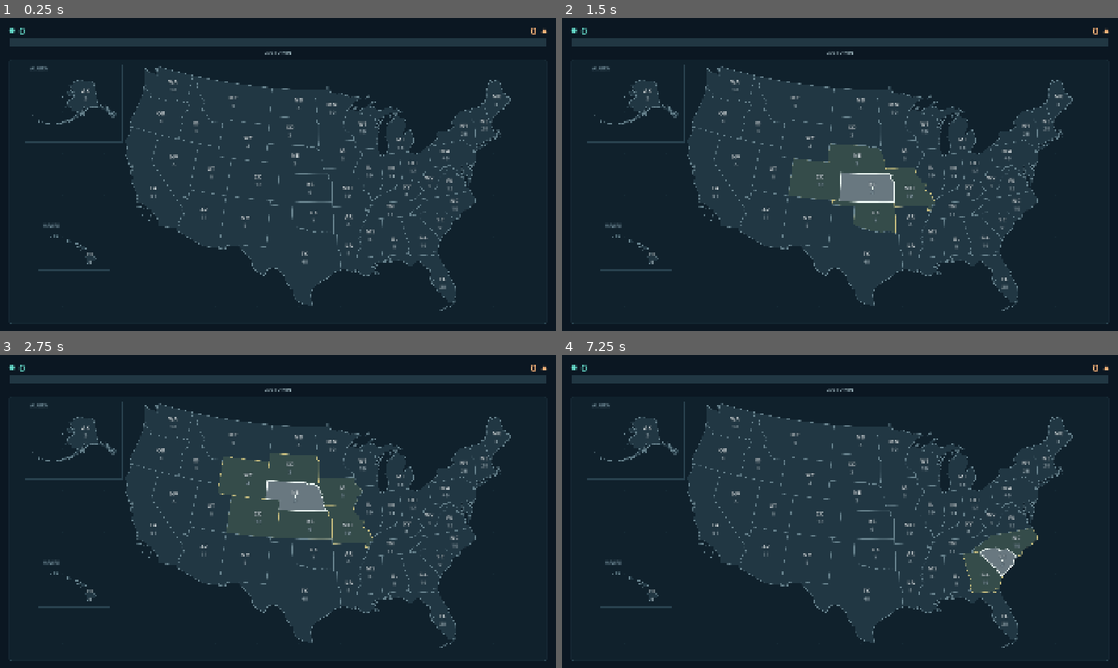
Above: before the commit, frames 1-4 (two rows, left to right).
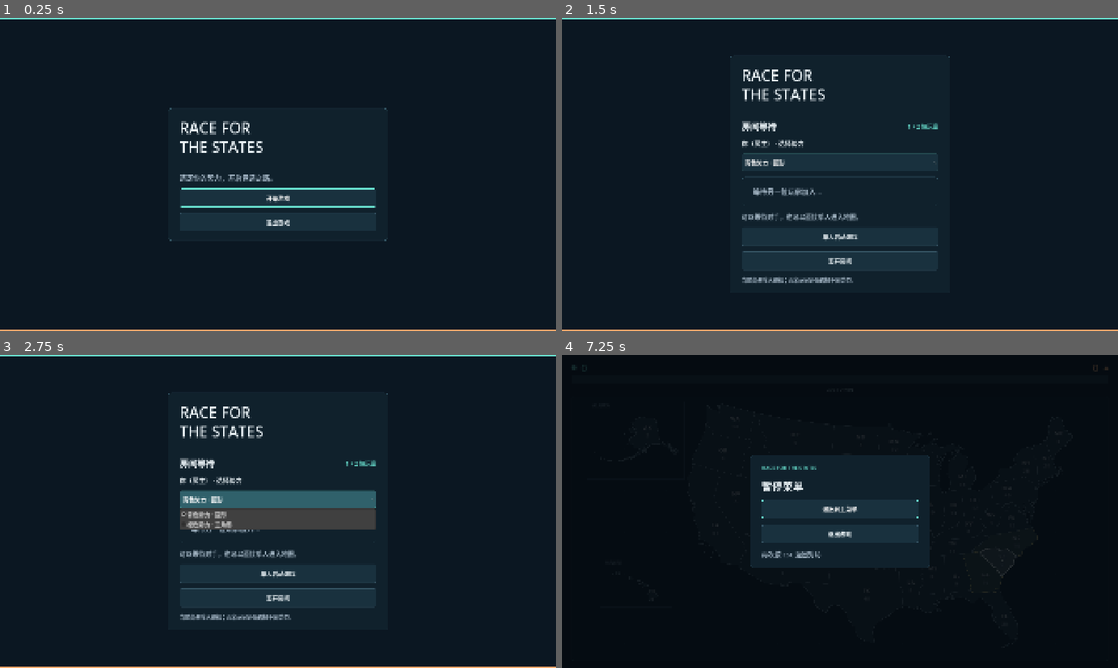
Above: after the commit, the same moments.

Repository: DSDHX/Race-for-the-States
Game: Godot game, scene res://scenes/menu/main_menu.tscn
The game is run twice, just before and just after one commit, with the same random seed, the same clock (stepped at 60 frames per second) and the same inputs. Before the commit the project starts from res://scenes/map/map_demo.tscn.
Inputs (mouse positions are in pixels of both pictures, inside the frame that each line leads up to):
- Up to frame 1 (0.25 s): no input
- Up to frame 2 (1.5 s): click (840, 199) at 0.5 s, where only the run after the commit has a clickable "开始游戏"; click (840, 193) at 1.25 s, where only the run after the commit has a clickable "成为主机"
- Up to frame 3 (2.75 s): click (278, 498) at 2 s, where only the run after the commit has a clickable "青色势力 · 圆形"
- Up to frame 4 (7.25 s): click (840, 574) at 2.75 s, where only the run after the commit has a clickable "单人启动游戏"; tap Enter at 3.5, 5, 6.5 s; move the mouse to (840, 530) at 3.52 s; click (840, 530) at 3.67 s; tap Space at 4.25, 5.75 s; move the mouse to (728, 527) at 4.27 s; click (728, 527) at 4.42 s; move the mouse to (895, 442) at 5.02 s; click (895, 442) at 5.17 s; move the mouse to (812, 574) at 5.77 s; click (812, 574) at 5.92 s; move the mouse to (1006, 558) at 6.52 s; click (1006, 558) at 6.67 s; tap Escape (ui_cancel) at 7.15 s

The runs differ from the first frame. In frame 1, 22% of the frame differs, in the area x 0-100%, y 0-100%; in frame 2, 22%; in frame 3, 23%; in frame 4, 74%, in the area x 1-99%, y 3-98%.

Commit message:
Add menu flow with lobby and pause system
Introduces a new main menu, host/join/lobby UI flow, and a pause overlay scene with return-to-menu and quit actions. Adds an autoloaded `GameSession` state manager to track room players, faction selection, start conditions, and scene transitions, and switches the project entry scene to the new main menu. The map demo now reads match configuration from `GameSession` and includes the pause menu instance.

Diff:
--- a/project.godot
+++ b/project.godot
@@ -11,9 +11,13 @@
 [application]
 
 config/name="Race for the States"
-run/main_scene="res://scenes/map/map_demo.tscn"
+run/main_scene="res://scenes/menu/main_menu.tscn"
 config/features=PackedStringArray("4.7", "Forward Plus")
 config/icon="res://icon.svg"
+
+[autoload]
+
+GameSession="*res://scripts/flow/game_session.gd"
 
 [display]
 
--- a/scenes/map/map_demo.tscn
+++ b/scenes/map/map_demo.tscn
@@ -4,6 +4,7 @@
 [ext_resource type="Script" path="res://scripts/demo/map_demo.gd" id="2"]
 [ext_resource type="PackedScene" path="res://scenes/map/us_map.tscn" id="3"]
 [ext_resource type="PackedScene" path="res://scenes/map/electoral_score.tscn" id="4"]
+[ext_resource type="PackedScene" path="res://scenes/menu/pause_menu.tscn" id="5"]
 
 [sub_resource type="StyleBoxFlat" id="MapPanelStyle"]
 content_margin_left = 16.0
@@ -69,3 +70,5 @@
 [node name="USMap" parent="ScreenMargin/Layout/MapPanel" instance=ExtResource("3")]
 unique_name_in_owner = true
 layout_mode = 2
+
+[node name="PauseMenu" parent="." instance=ExtResource("5")]
--- /dev/null
+++ b/scenes/menu/main_menu.tscn
@@ -0,0 +1,265 @@
+[gd_scene format=3 uid="uid://da06vgpeb2mm2"]
+
+[ext_resource type="Script" uid="uid://blqj8td24i27p" path="res://scripts/flow/main_menu.gd" id="1"]
+[ext_resource type="Theme" uid="uid://dprbi5l0n68l0" path="res://themes/map_theme.tres" id="2"]
+
+[sub_resource type="StyleBoxFlat" id="PanelStyle"]
+content_margin_left = 40.0
+content_margin_top = 32.0
+content_margin_right = 40.0
+content_margin_bottom = 32.0
+bg_color = Color(0.063, 0.129, 0.173, 1)
+border_width_left = 1
+border_width_top = 1
+border_width_right = 1
+border_width_bottom = 1
+border_color = Color(0.2, 0.33, 0.39, 1)
+corner_radius_top_left = 12
+corner_radius_top_right = 12
+corner_radius_bottom_right = 12
+corner_radius_bottom_left = 12
+
+[node name="MainMenu" type="Control" unique_id=1592377701]
+layout_mode = 3
+anchors_preset = 15
+anchor_right = 1.0
+anchor_bottom = 1.0
+grow_horizontal = 2
+grow_vertical = 2
+theme = ExtResource("2")
+script = ExtResource("1")
+
+[node name="Background" type="ColorRect" parent="." unique_id=682273738]
+layout_mode = 1
+anchors_preset = 15
+anchor_right = 1.0
+anchor_bottom = 1.0
+grow_horizontal = 2
+grow_vertical = 2
+mouse_filter = 2
+color = Color(0.043, 0.09, 0.133, 1)
+
+[node name="AccentTop" type="ColorRect" parent="." unique_id=786915094]
+layout_mode = 1
+anchors_preset = 10
+anchor_right = 1.0
+offset_bottom = 5.0
+mouse_filter = 2
+color = Color(0.408, 0.875, 0.808, 1)
+
+[node name="AccentBottom" type="ColorRect" parent="." unique_id=947369265]
+layout_mode = 1
+anchors_preset = 12
+anchor_top = 1.0
+anchor_right = 1.0
+anchor_bottom = 1.0
+offset_top = -5.0
+mouse_filter = 2
+color = Color(0.953, 0.651, 0.416, 1)
+
+[node name="Center" type="CenterContainer" parent="." unique_id=35755592]
+layout_mode = 1
+anchors_preset = 15
+anchor_right = 1.0
+anchor_bottom = 1.0
+grow_horizontal = 2
+grow_vertical = 2
+
+[node name="Card" type="PanelContainer" parent="Center" unique_id=1552242202]
+custom_minimum_size = Vector2(760, 0)
+layout_mode = 2
+theme_override_styles/panel = SubResource("PanelStyle")
+
+[node name="Content" type="VBoxContainer" parent="Center/Card" unique_id=1410632114]
+layout_mode = 2
+theme_override_constants/separation = 24
+
+[node name="GameTitle" type="Label" parent="Center/Card/Content" unique_id=1562012333]
+layout_mode = 2
+theme_override_constants/line_spacing = -6
+theme_override_font_sizes/font_size = 52
+text = "RACE FOR
+THE STATES"
+
+[node name="Divider" type="HSeparator" parent="Center/Card/Content" unique_id=807892530]
+layout_mode = 2
+
+[node name="HomePage" type="VBoxContainer" parent="Center/Card/Content" unique_id=2100662562]
+unique_name_in_owner = true
+layout_mode = 2
+theme_override_constants/separation = 20
+
+[node name="Subtitle" type="Label" parent="Center/Card/Content/HomePage" unique_id=1231735868]
+layout_mode = 2
+theme_override_colors/font_color = Color(0.64, 0.71, 0.77, 1)
+theme_override_font_sizes/font_size = 24
+text = "选定你的势力，开启竞选之路。"
+
+[node name="PlayButton" type="Button" parent="Center/Card/Content/HomePage" unique_id=1602416977]
+unique_name_in_owner = true
+custom_minimum_size = Vector2(0, 64)
+layout_mode = 2
+text = "开始游戏"
+
+[node name="QuitButton" type="Button" parent="Center/Card/Content/HomePage" unique_id=798627655]
+unique_name_in_owner = true
+custom_minimum_size = Vector2(0, 64)
+layout_mode = 2
+text = "退出游戏"
+
+[node name="ModePage" type="VBoxContainer" parent="Center/Card/Content" unique_id=81245893]
+unique_name_in_owner = true
+visible = false
+layout_mode = 2
+theme_override_constants/separation = 20
+
+[node name="Title" type="Label" parent="Center/Card/Content/ModePage" unique_id=1353965950]
+layout_mode = 2
+theme_override_font_sizes/font_size = 30
+text = "选择游戏方式"
+
+[node name="Description" type="Label" parent="Center/Card/Content/ModePage" unique_id=1327373437]
+layout_mode = 2
+theme_override_colors/font_color = Color(0.64, 0.71, 0.77, 1)
+theme_override_font_sizes/font_size = 22
+text = "创建房间等待对手，或加入已有房间。"
+
+[node name="HostButton" type="Button" parent="Center/Card/Content/ModePage" unique_id=810160689]
+unique_name_in_owner = true
+custom_minimum_size = Vector2(0, 64)
+layout_mode = 2
+text = "成为主机"
+
+[node name="JoinButton" type="Button" parent="Center/Card/Content/ModePage" unique_id=1425196594]
+unique_name_in_owner = true
+custom_minimum_size = Vector2(0, 64)
+layout_mode = 2
+text = "加入游戏"
+
+[node name="ModeBack" type="Button" parent="Center/Card/Content/ModePage" unique_id=1794511855]
+unique_name_in_owner = true
+custom_minimum_size = Vector2(0, 64)
+layout_mode = 2
+text = "返回主菜单"
+
+[node name="JoinPage" type="VBoxContainer" parent="Center/Card/Content" unique_id=54971286]
+unique_name_in_owner = true
+visible = false
+layout_mode = 2
+theme_override_constants/separation = 20
+
+[node name="Title" type="Label" parent="Center/Card/Content/JoinPage" unique_id=94453736]
+layout_mode = 2
+theme_override_font_sizes/font_size = 30
+text = "加入游戏"
+
+[node name="Description" type="Label" parent="Center/Card/Content/JoinPage" unique_id=1890273355]
+layout_mode = 2
+theme_override_colors/font_color = Color(0.64, 0.71, 0.77, 1)
+theme_override_font_sizes/font_size = 22
+text = "输入主机地址"
+
+[node name="AddressInput" type="LineEdit" parent="Center/Card/Content/JoinPage" unique_id=1087239429]
+unique_name_in_owner = true
+custom_minimum_size = Vector2(0, 60)
+layout_mode = 2
+placeholder_text = "例如：192.168.1.10"
+max_length = 255
+
+[node name="JoinStatus" type="Label" parent="Center/Card/Content/JoinPage" unique_id=1430722708]
+unique_name_in_owner = true
+custom_minimum_size = Vector2(0, 62)
+layout_mode = 2
+theme_override_colors/font_color = Color(0.64, 0.71, 0.77, 1)
+theme_override_font_sizes/font_size = 22
+text = "联机功能尚未接入，暂时无法连接房间。"
+autowrap_mode = 3
+
+[node name="ConnectButton" type="Button" parent="Center/Card/Content/JoinPage" unique_id=1667342815]
+unique_name_in_owner = true
+custom_minimum_size = Vector2(0, 64)
+layout_mode = 2
+text = "连接房间"
+
+[node name="JoinBack" type="Button" parent="Center/Card/Content/JoinPage" unique_id=1060264114]
+unique_name_in_owner = true
+custom_minimum_size = Vector2(0, 64)
+layout_mode = 2
+text = "返回"
+
+[node name="LobbyPage" type="VBoxContainer" parent="Center/Card/Content" unique_id=285952104]
+unique_name_in_owner = true
+visible = false
+layout_mode = 2
+theme_override_constants/separation = 20
+
+[node name="Heading" type="HBoxContainer" parent="Center/Card/Content/LobbyPage" unique_id=2032508301]
+layout_mode = 2
+
+[node name="Title" type="Label" parent="Center/Card/Content/LobbyPage/Heading" unique_id=1091114979]
+layout_mode = 2
+size_flags_horizontal = 3
+theme_override_font_sizes/font_size = 30
+text = "房间等待"
+
+[node name="RoomCount" type="Label" parent="Center/Card/Content/LobbyPage/Heading" unique_id=1206290892]
+unique_name_in_owner = true
+layout_mode = 2
+theme_override_colors/font_color = Color(0.408, 0.875, 0.808, 1)
+theme_override_font_sizes/font_size = 20
+text = "1 / 2 位玩家"
+
+[node name="LocalName" type="Label" parent="Center/Card/Content/LobbyPage" unique_id=1605553837]
+layout_mode = 2
+theme_override_font_sizes/font_size = 22
+text = "你（房主） · 选择势力"
+
+[node name="FactionPicker" type="OptionButton" parent="Center/Card/Content/LobbyPage" unique_id=2067099924]
+unique_name_in_owner = true
+custom_minimum_size = Vector2(0, 60)
+layout_mode = 2
+selected = 0
+item_count = 2
+popup/item_0/text = "青色势力 · 圆形"
+popup/item_0/id = 1
+popup/item_1/text = "橙色势力 · 三角形"
+popup/item_1/id = 2
+
+[node name="GuestPanel" type="PanelContainer" parent="Center/Card/Content/LobbyPage" unique_id=1088549893]
+layout_mode = 2
+theme_override_styles/panel = SubResource("PanelStyle")
+
+[node name="GuestStatus" type="Label" parent="Center/Card/Content/LobbyPage/GuestPanel" unique_id=1164423943]
+unique_name_in_owner = true
+layout_mode = 2
+theme_override_colors/font_color = Color(0.64, 0.71, 0.77, 1)
+theme_override_font_sizes/font_size = 24
+text = "等待另一位玩家加入…"
+autowrap_mode = 3
+
+[node name="LobbyStatus" type="Label" parent="Center/Card/Content/LobbyPage" unique_id=1371037566]
+unique_name_in_owner = true
+layout_mode = 2
+theme_override_colors/font_color = Color(0.64, 0.71, 0.77, 1)
+theme_override_font_sizes/font_size = 22
+text = "可以等待对手，也可以直接单人进入地图。"
+autowrap_mode = 3
+
+[node name="StartButton" type="Button" parent="Center/Card/Content/LobbyPage" unique_id=324918982]
+unique_name_in_owner = true
+custom_minimum_size = Vector2(0, 64)
+layout_mode = 2
+text = "单人启动游戏"
+
+[node name="LeaveButton" type="Button" parent="Center/Card/Content/LobbyPage" unique_id=1204888802]
+unique_name_in_owner = true
+custom_minimum_size = Vector2(0, 64)
+layout_mode = 2
+text = "离开房间"
+
+[node name="OfflineNote" type="Label" parent="Center/Card/Content/LobbyPage" unique_id=37750289]
+layout_mode = 2
+theme_override_colors/font_color = Color(0.64, 0.71, 0.77, 1)
+theme_override_font_sizes/font_size = 18
+text = "当前尚未接入联机；两名玩家必须选择不同势力。"
+autowrap_mode = 3
--- /dev/null
+++ b/scenes/menu/pause_menu.tscn
@@ -0,0 +1,91 @@
+[gd_scene format=3 uid="uid://ds2sp18yv8402"]
+
+[ext_resource type="Script" uid="uid://cuess6tj7xoot" path="res://scripts/flow/pause_menu.gd" id="1"]
+[ext_resource type="Theme" uid="uid://dprbi5l0n68l0" path="res://themes/map_theme.tres" id="2"]
+
+[sub_resource type="StyleBoxFlat" id="PanelStyle"]
+content_margin_left = 40.0
+content_margin_top = 32.0
+content_margin_right = 40.0
+content_margin_bottom = 32.0
+bg_color = Color(0.063, 0.129, 0.173, 1)
+border_width_left = 1
+border_width_top = 1
+border_width_right = 1
+border_width_bottom = 1
+border_color = Color(0.2, 0.33, 0.39, 1)
+corner_radius_top_left = 12
+corner_radius_top_right = 12
+corner_radius_bottom_right = 12
+corner_radius_bottom_left = 12
+
+[node name="PauseMenu" type="CanvasLayer" unique_id=275447386]
+layer = 20
+script = ExtResource("1")
+
+[node name="Overlay" type="Control" parent="." unique_id=1986297688]
+visible = false
+layout_mode = 3
+anchors_preset = 15
+anchor_right = 1.0
+anchor_bottom = 1.0
+grow_horizontal = 2
+grow_vertical = 2
+theme = ExtResource("2")
+
+[node name="Shade" type="ColorRect" parent="Overlay" unique_id=1113623116]
+layout_mode = 1
+anchors_preset = 15
+anchor_right = 1.0
+anchor_bottom = 1.0
+grow_horizontal = 2
+grow_vertical = 2
+mouse_filter = 2
+color = Color(0.015, 0.035, 0.055, 0.85)
+
+[node name="Center" type="CenterContainer" parent="Overlay" unique_id=645772784]
+layout_mode = 1
+anchors_preset = 15
+anchor_right = 1.0
+anchor_bottom = 1.0
+grow_horizontal = 2
+grow_vertical = 2
+
+[node name="Panel" type="PanelContainer" parent="Overlay/Center" unique_id=1074957582]
+custom_minimum_size = Vector2(620, 0)
+layout_mode = 2
+theme_override_styles/panel = SubResource("PanelStyle")
+
+[node name="Content" type="VBoxContainer" parent="Overlay/Center/Panel" unique_id=78529299]
+layout_mode = 2
+theme_override_constants/separation = 22
+
+[node name="Eyebrow" type="Label" parent="Overlay/Center/Panel/Content" unique_id=249188986]
+layout_mode = 2
+theme_override_colors/font_color = Color(0.408, 0.875, 0.808, 1)
+theme_override_font_sizes/font_size = 18
+text = "RACE FOR THE STATES"
+
+[node name="Title" type="Label" parent="Overlay/Center/Panel/Content" unique_id=1531177075]
+layout_mode = 2
+theme_override_font_sizes/font_size = 36
+text = "暂停菜单"
+
+[node name="MainMenuButton" type="Button" parent="Overlay/Center/Panel/Content" unique_id=838740078]
+unique_name_in_owner = true
+custom_minimum_size = Vector2(0, 64)
+layout_mode = 2
+text = "退出到主菜单"
+
+[node name="ExitButton" type="Button" parent="Overlay/Center/Panel/Content" unique_id=76304457]
+unique_name_in_owner = true
+custom_minimum_size = Vector2(0, 64)
+layout_mode = 2
+text = "退出游戏"
+
+[node name="Hint" type="Label" parent="Overlay/Center/Panel/Content" unique_id=1188577665]
+layout_mode = 2
+theme_override_colors/font_color = Color(0.64, 0.71, 0.77, 1)
+theme_override_font_sizes/font_size = 22
+text = "再次按 ESC 返回对局"
+autowrap_mode = 3
--- a/scripts/demo/map_demo.gd
+++ b/scripts/demo/map_demo.gd
@@ -7,10 +7,21 @@
 var map_data = DataScript.new()
 var map_state = StateScript.new()
 var selected_id := ""
+## Player -> faction mapping from the lobby; owner IDs in MapState are factions.
+## Empty when running this scene directly with F6.
+var match_config: Dictionary = {}
+var local_faction_id := 1
 @onready var map_view: Control = %USMap
 @onready var scores: Control = %Scores
 
 func _ready() -> void:
+	var session := get_node_or_null("/root/GameSession")
+	if session != null:
+		match_config = session.get_match_config()
+		var player_id: int = int(match_config.get("local_player_id", 0))
+		var players: Dictionary = match_config.get("players", {})
+		if players.has(player_id):
+			local_faction_id = int(players[player_id].faction_id)
 	if map_data.load_map() != OK:
 		push_error("Unable to load res://data/map/us_states.json")
 		return
--- /dev/null
+++ b/scripts/flow/game_session.gd
@@ -0,0 +1,126 @@
+extends Node
+## Transport-independent room state. Player IDs and faction IDs are separate.
+## A future host-authoritative TCP adapter should call these methods only after
+## validating the sender. This class does not open sockets or use MultiplayerAPI.
+
+signal room_changed
+signal join_requested(address: String)
+signal match_started(config: Dictionary)
+
+const MENU_SCENE := "res://scenes/menu/main_menu.tscn"
+const MATCH_SCENE := "res://scenes/map/map_demo.tscn"
+const FACTION_CYAN := 1
+const FACTION_ORANGE := 2
+const HOST_ID := 1
+const MAX_PLAYERS := 2
+enum Phase { MENU, LOBBY, MATCH }
+
+var phase: Phase = Phase.MENU
+var local_player_id := 0
+var host_player_id := 0
+var _players: Dictionary = {}
+var _match_config: Dictionary = {}
+
+func create_room() -> void:
+	clear_session()
+	phase = Phase.LOBBY
+	local_player_id = HOST_ID
+	host_player_id = HOST_ID
+	_players[HOST_ID] = {"name": "你（房主）", "faction_id": FACTION_CYAN}
+	room_changed.emit()
+
+func request_join(address: String) -> Error:
+	if phase != Phase.MENU or address.strip_edges().is_empty():
+		return ERR_INVALID_PARAMETER
+	join_requested.emit(address.strip_edges())
+	# Deliberately do not create a fake connected room.
+	return ERR_UNAVAILABLE
+
+func get_players() -> Dictionary:
+	return _players.duplicate(true)
+
+func add_player(player_id: int, display_name: String, faction_id: int) -> bool:
+	if phase != Phase.LOBBY or not is_local_host() or player_id <= 0:
+		return false
+	if _players.has(player_id) or _players.size() >= MAX_PLAYERS or not _valid_faction(faction_id):
+		return false
+	_players[player_id] = {"name": display_name, "faction_id": faction_id}
+	room_changed.emit()
+	return true
+
+func remove_player(player_id: int) -> bool:
+	if phase != Phase.LOBBY or not is_local_host() or player_id == host_player_id or not _players.has(player_id):
+		return false
+	_players.erase(player_id)
+	room_changed.emit()
+	return true
+
+func set_player_faction(player_id: int, faction_id: int) -> bool:
+	if phase != Phase.LOBBY or not is_local_host() or not _players.has(player_id) or not _valid_faction(faction_id):
+		return false
+	_players[player_id]["faction_id"] = faction_id
+	room_changed.emit()
+	return true
+
+func is_local_host() -> bool:
+	return local_player_id > 0 and local_player_id == host_player_id
+
+func start_block_reason() -> String:
+	if phase != Phase.LOBBY or not _players.has(host_player_id):
+		return "请先创建房间。"
+	if not is_local_host():
+		return "等待房主开始游戏。"
+	var used: Array[int] = []
+	for player: Dictionary in _players.values():
+		var faction_id := int(player.faction_id)
+		if not _valid_faction(faction_id):
+			return "请先选择势力。"
+		if used.has(faction_id):
+			return "双方选择了相同势力，请切换势力后再开始。"
+		used.append(faction_id)
+	return ""
+
+func can_start_match() -> bool:
+	return start_block_reason().is_empty()
+
+func start_match() -> Error:
+	# Recheck here as well as disabling the UI button.
+	if not can_start_match():
+		return ERR_UNAUTHORIZED
+	_match_config = {
+		"players": get_players(),
+		"local_player_id": local_player_id,
+		"host_player_id": host_player_id,
+		"solo": _players.size() == 1,
+	}
+	phase = Phase.MATCH
+	var result := get_tree().change_scene_to_file(MATCH_SCENE)
+	if result != OK:
+		phase = Phase.LOBBY
+		_match_config.clear()
+		return result
+	match_started.emit(get_match_config())
+	return OK
+
+func get_match_config() -> Dictionary:
+	return _match_config.duplicate(true)
+
+func return_to_main_menu() -> Error:
+	var result := get_tree().change_scene_to_file(MENU_SCENE)
+	if result == OK:
+		clear_session()
+	return result
+
+func clear_session() -> void:
+	phase = Phase.MENU
+	local_player_id = 0
+	host_player_id = 0
+	_players.clear()
+	_match_config.clear()
+	room_changed.emit()
+
+func faction_name(faction_id: int) -> String:
+	return "青色势力 · 圆形" if faction_id == FACTION_CYAN else "橙色势力 · 三角形"
+
+func _valid_faction(faction_id: int) -> bool:
+	return faction_id in [FACTION_CYAN, FACTION_ORANGE]
--- /dev/null
+++ b/scripts/flow/main_menu.gd
@@ -0,0 +1,74 @@
+extends Control
+## Pages are authored in main_menu.tscn; this script only changes their state.
+
+@onready var session: Node = get_node("/root/GameSession")
+@onready var pages: Array[Control] = [%HomePage, %ModePage, %JoinPage, %LobbyPage]
+var current_page := 0
+
+func _ready() -> void:
+	%PlayButton.pressed.connect(func(): show_page(1))
+	%QuitButton.pressed.connect(func(): get_tree().quit())
+	%HostButton.pressed.connect(_host)
+	%JoinButton.pressed.connect(func(): show_page(2))
+	%ModeBack.pressed.connect(func(): show_page(0))
+	%JoinBack.pressed.connect(func(): show_page(1))
+	%ConnectButton.pressed.connect(_request_join)
+	%AddressInput.text_submitted.connect(func(_address: String): _request_join())
+	%LeaveButton.pressed.connect(_leave)
+	%StartButton.pressed.connect(_start)
+	%FactionPicker.item_selected.connect(_select_faction)
+	session.room_changed.connect(_refresh_room)
+	show_page(0)
+
+func show_page(index: int) -> void:
+	current_page = index
+	for i in pages.size():
+		pages[i].visible = i == index
+	var first_controls: Array[Control] = [%PlayButton, %HostButton, %AddressInput, %FactionPicker]
+	first_controls[index].grab_focus()
+
+func _host() -> void:
+	session.create_room()
+	show_page(3)
+
+func _leave() -> void:
+	session.clear_session()
+	show_page(1)
+
+func _select_faction(index: int) -> void:
+	session.set_player_faction(session.local_player_id, %FactionPicker.get_item_id(index))
+
+func _refresh_room() -> void:
+	var players: Dictionary = session.get_players()
+	if not players.has(session.local_player_id):
+		return
+	var faction_id: int = int(players[session.local_player_id].faction_id)
+	%FactionPicker.select(%FactionPicker.get_item_index(faction_id))
+	%FactionPicker.add_theme_color_override("font_color", Color("68dfce") if faction_id == 1 else Color("f3a66a"))
+	%RoomCount.text = "%d / 2 位玩家" % players.size()
+	%GuestStatus.text = "等待另一位玩家加入…"
+	for player_id: int in players:
+		if player_id != session.local_player_id:
+			%GuestStatus.text = "%s\n%s" % [players[player_id].name, session.faction_name(int(players[player_id].faction_id))]
+	var reason: String = session.start_block_reason()
+	%StartButton.disabled = not reason.is_empty()
+	%StartButton.text = "单人启动游戏" if players.size() == 1 else "开始对局"
+	%LobbyStatus.text = reason if not reason.is_empty() else ("可以等待对手，也可以直接单人进入地图。" if players.size() == 1 else "双方势力不同，可以开始对局。")
+	%LobbyStatus.add_theme_color_override("font_color", Color("f3a66a") if not reason.is_empty() else Color("a3b6c4"))
+
+func _request_join() -> void:
+	var result: Error = session.request_join(%AddressInput.text)
+	%JoinStatus.text = "请输入主机地址。" if result == ERR_INVALID_PARAMETER else "联机功能尚未接入，暂时无法连接房间。\n你可以返回并成为主机，单人进入地图。"
+
+func _start() -> void:
+	var result: Error = session.start_match()
+	if result != OK:
+		%LobbyStatus.text = session.start_block_reason() if result == ERR_UNAUTHORIZED else "无法载入对局：" + error_string(result)
+
+func _unhandled_key_input(event: InputEvent) -> void:
+	if event.is_action_pressed("ui_cancel") and not event.is_echo() and current_page != 0:
+		get_viewport().set_input_as_handled()
+		if current_page == 3:
+			_leave()
+		else:
+			show_page(0 if current_page == 1 else 1)
--- /dev/null
+++ b/scripts/flow/pause_menu.gd
@@ -0,0 +1,39 @@
+extends CanvasLayer
+## Local menu only: block this map's input without pausing the whole SceneTree.
+## A future network transport/simulation can continue processing while it is open.
+
+@onready var overlay: Control = $Overlay
+var _previous_focus: Control
+
+func _ready() -> void:
+	$Overlay/Center/Panel/Content/MainMenuButton.pressed.connect(_return_to_menu)
+	$Overlay/Center/Panel/Content/ExitButton.pressed.connect(func(): get_tree().quit())
+	overlay.hide()
+
+func _input(event: InputEvent) -> void:
+	if event.is_action_pressed("ui_cancel") and not event.is_echo():
+		get_viewport().set_input_as_handled()
+		set_menu_open(not overlay.visible)
+
+func set_menu_open(is_open: bool) -> void:
+	if overlay.visible == is_open:
+		return
+	overlay.visible = is_open
+	# SceneTree.paused would freeze a future TCP poller; disable only map input.
+	var map_view: Control = get_parent().get_node("%USMap")
+	map_view.mouse_filter = Control.MOUSE_FILTER_IGNORE if is_open else Control.MOUSE_FILTER_STOP
+	if is_open:
+		_previous_focus = get_viewport().gui_get_focus_owner()
+		map_view._set_hovered("")
+		$Overlay/Center/Panel/Content/MainMenuButton.grab_focus()
+	else:
+		var focused := get_viewport().gui_get_focus_owner()
+		if focused != null and overlay.is_ancestor_of(focused):
+			focused.release_focus()
+		if is_instance_valid(_previous_focus):
+			_previous_focus.grab_focus()
+
+func _return_to_menu() -> void:
+	var result: Error = get_node("/root/GameSession").return_to_main_menu()
+	if result != OK:
+		$Overlay/Center/Panel/Content/Hint.text = "无法返回主菜单：" + error_string(result)
Not shown, added: scripts/flow/game_session.gd.uid
Not shown, added: scripts/flow/main_menu.gd.uid
Not shown, added: scripts/flow/pause_menu.gd.uid
